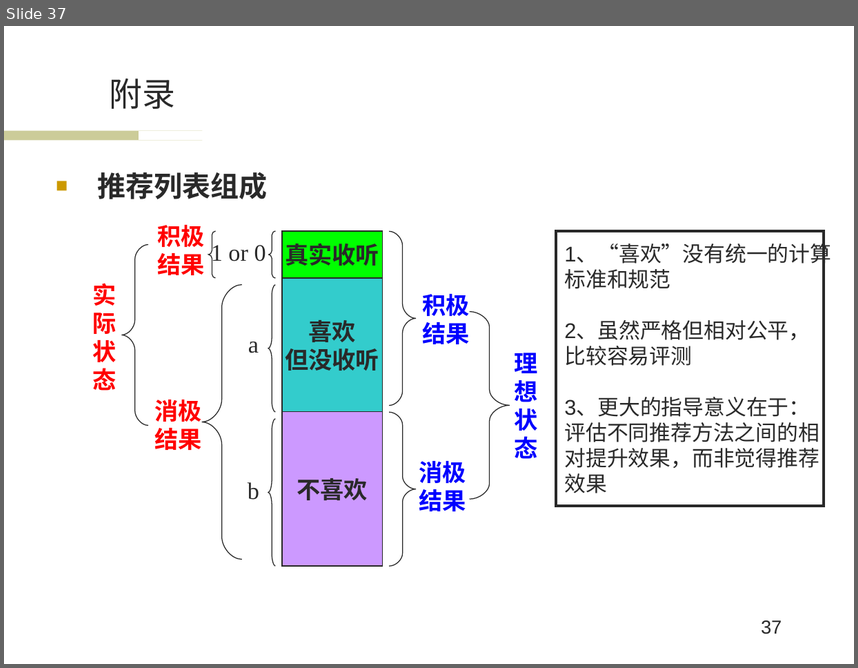
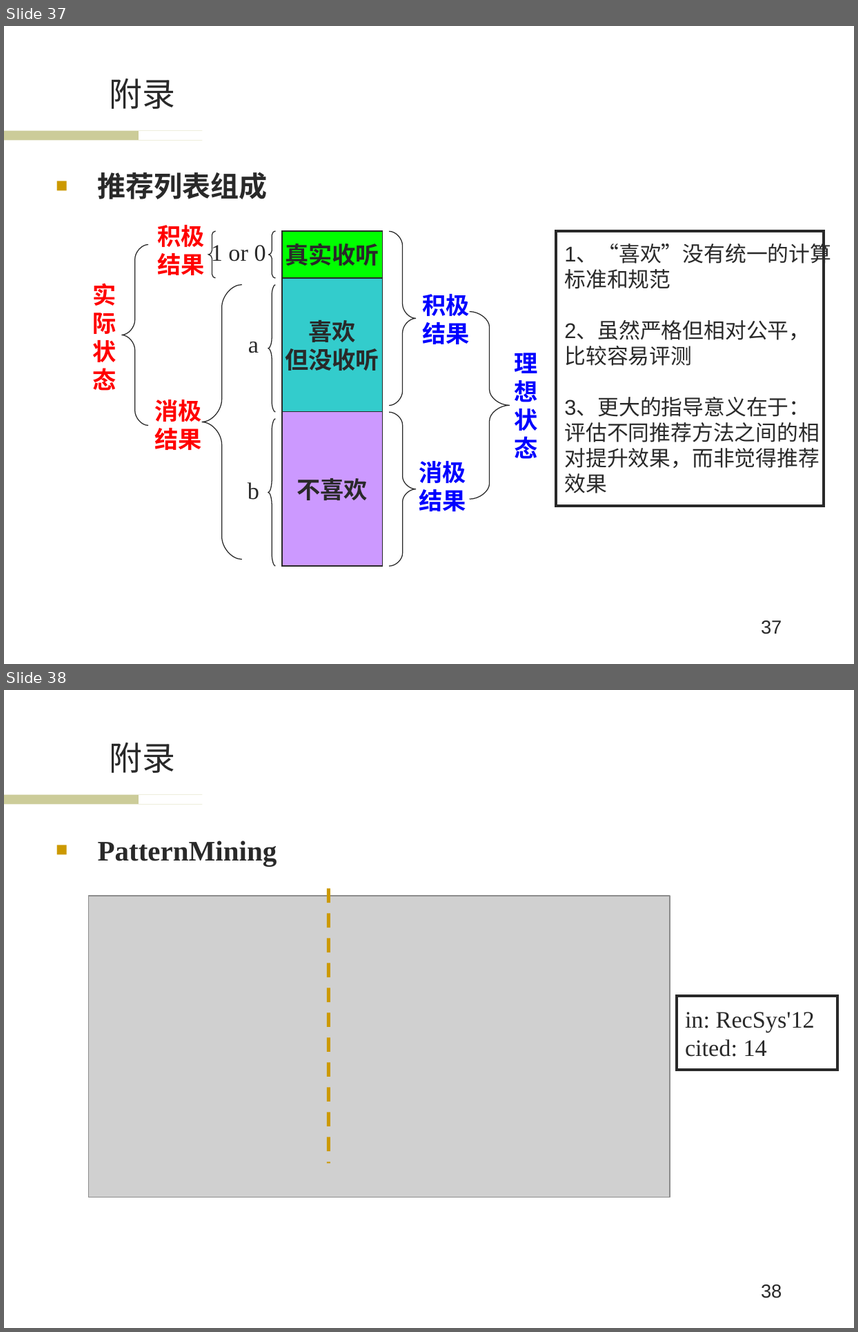
Before and after one commit to wwssttt/NJUThesis, a slide deck: 答辩准备/一种基于时间序列分析的个性化音乐推荐系统及其实现.ppt. Shown one above the other, each under a label of ours: slide 37 before the commit, slides 37 and 38 after it. The pictures are 858x668 and 858x1332 pixels, drawn with LibreOffice and Linux fonts; fonts in the diff are those of the drawing; grey boxes stand for pictures; background and template pictures are left out. Boxes give left, top, right and bottom in pixels: in the first picture for what was removed or moved away, otherwise in the second. Text is boxed around its words. In the diff, an @@ line names an element or a change of style, - is before the commit and + after.

Commit message:
ppt

```diff
--- a/答辩准备/一种基于时间序列分析的个性化音乐推荐系统及其实现.ppt
+++ b/答辩准备/一种基于时间序列分析的个性化音乐推荐系统及其实现.ppt
@@ slide 38 added at box(4, 690, 854, 1328), background #FFFFFF; not listed: 2 template elements that a slide beside it also shows @@
@@ title added at box(110, 742, 176, 773), 28 pt, text #292929 @@
+附录
@@ text added at box(98, 840, 277, 866), 24 pt, text #292929, bold @@
+■ PatternMining
@@ picture added at box(88, 896, 670, 1196) @@
@@ line added from (329, 888) to (329, 1163), #CC9900 3 pt dashed @@
@@ rectangle added at box(677, 996, 837, 1070), outline #292929 2.24 pt, 20 pt, text #292929 @@
+in: RecSys'12
+cited: 14
@@ page number added at box(761, 1284, 782, 1298), 16 pt, text #292929 @@
+38
```
Also in this commit, not shown: 2 other slides added, 2 other files.
